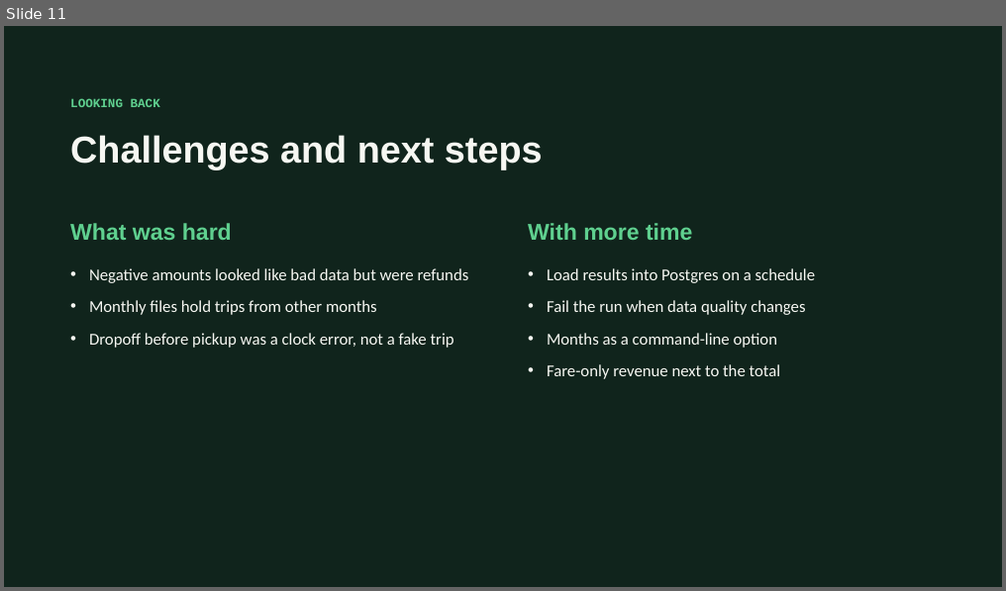
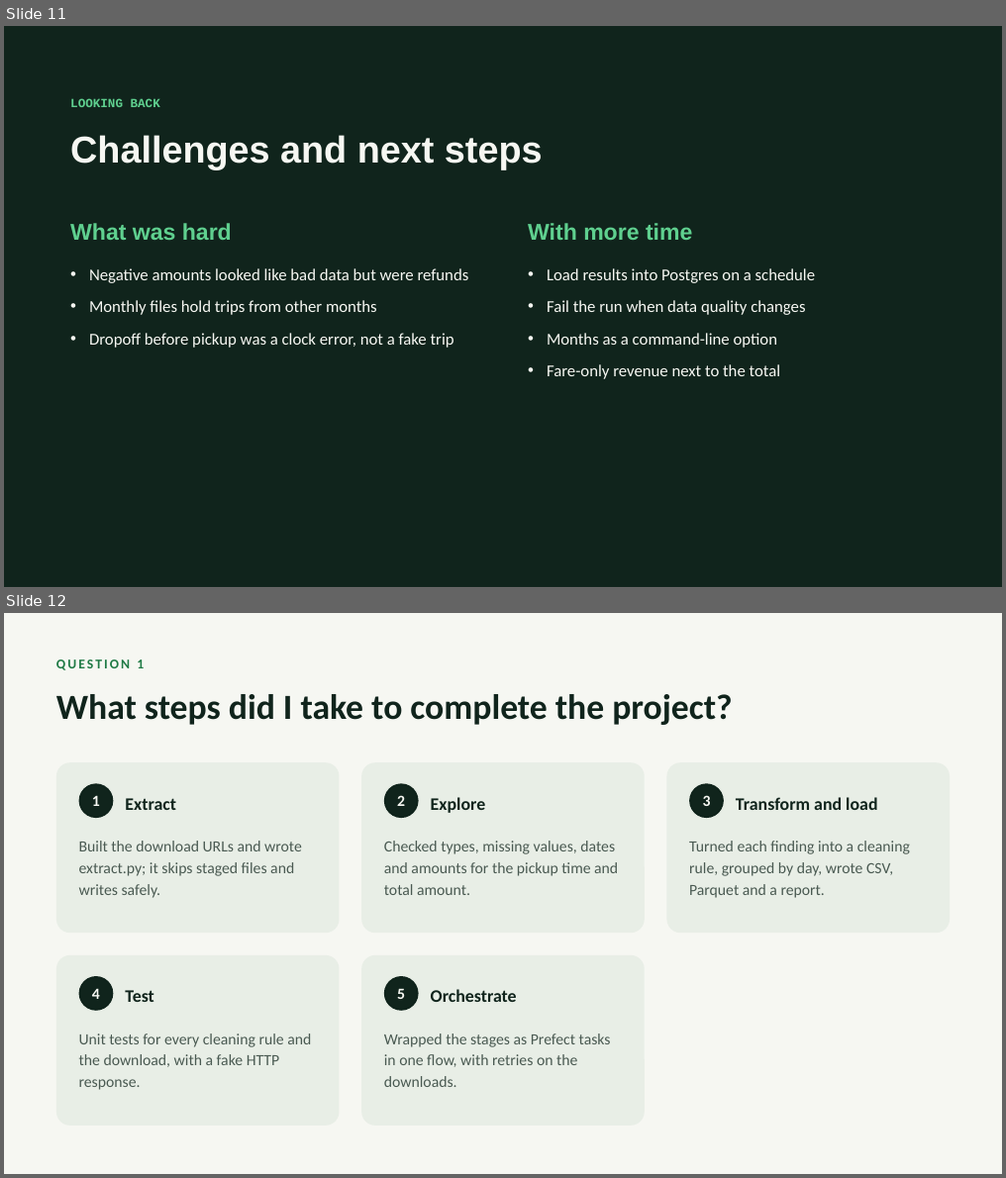
Before and after one commit to jeevan516/Data-pipeline-project, a slide deck: presentation/green-taxi-daily-revenue.pptx. Shown one above the other, each under a label of ours: slide 11 before the commit, slides 11 and 12 after it. The pictures are 1006x591 and 1006x1178 pixels, drawn with LibreOffice and Linux fonts; fonts in the diff are those of the drawing. Boxes give left, top, right and bottom in pixels: in the first picture for what was removed or moved away, otherwise in the second. Text is boxed around its words. In the diff, an @@ line names an element or a change of style, - is before the commit and + after.

Commit message:
Add the three project questions to the presentation
Three slides at the end answer the review questions from the README: the
steps taken, the challenges, and what to do with more time.

```diff
--- a/presentation/green-taxi-daily-revenue.pptx
+++ b/presentation/green-taxi-daily-revenue.pptx
@@ slide 12 added at (4,613,1002,1174), background #F6F7F2 @@
@@ text added at (56,660,144,670), 13 pt, text #1F7A45, bold @@
+QUESTION 1
@@ text added at (56,694,732,725), 34 pt, text #10241C, bold @@
+What steps did I take to complete the project?
@@ rounded rectangle added at (56,762,340,933), fill #E8EEE6 @@
@@ ellipse added at (79,783,113,818), fill #10241C, 15 pt, text #F6F7F2, bold @@
+1
@@ rounded rectangle added at (361,762,645,933), fill #E8EEE6 @@
@@ ellipse added at (384,783,419,818), fill #10241C, 15 pt, text #F6F7F2, bold @@
+2
@@ rounded rectangle added at (667,762,950,933), fill #E8EEE6 @@
@@ ellipse added at (690,783,724,818), fill #10241C, 15 pt, text #F6F7F2, bold @@
+3
@@ text added at (125,798,176,810), 17 pt, text #10241C, bold @@
+Extract
@@ text added at (431,797,486,813), 17 pt, text #10241C, bold @@
+Explore
@@ text added at (736,797,877,810), 17 pt, text #10241C, bold @@
+Transform and load
@@ text added at (79,841,302,898), 15 pt, text #4A5A52 @@
+Built the download URLs and wrote extract.py; it skips staged files and writes safely.
@@ text added at (384,841,618,895), 15 pt, text #4A5A52 @@
+Checked types, missing values, dates and amounts for the pickup time and total amount.
@@ text added at (689,841,910,898), 15 pt, text #4A5A52 @@
+Turned each finding into a cleaning rule, grouped by day, wrote CSV, Parquet and a report.
@@ rounded rectangle added at (56,956,340,1125), fill #E8EEE6 @@
@@ rounded rectangle added at (361,956,645,1125), fill #E8EEE6 @@
@@ ellipse added at (79,977,113,1011), fill #10241C, 15 pt, text #F6F7F2, bold @@
+4
@@ text added at (125,990,153,1002), 17 pt, text #10241C, bold @@
+Test
@@ ellipse added at (384,977,419,1011), fill #10241C, 15 pt, text #F6F7F2, bold @@
+5
@@ text added at (431,989,517,1002), 17 pt, text #10241C, bold @@
+Orchestrate
@@ text added at (79,1034,311,1090), 15 pt, text #4A5A52 @@
+Unit tests for every cleaning rule and the download, with a fake HTTP response.
@@ text added at (384,1034,611,1087), 15 pt, text #4A5A52 @@
+Wrapped the stages as Prefect tasks in one flow, with retries on the downloads.
```
Also in this commit, not shown: 2 other slides added.
